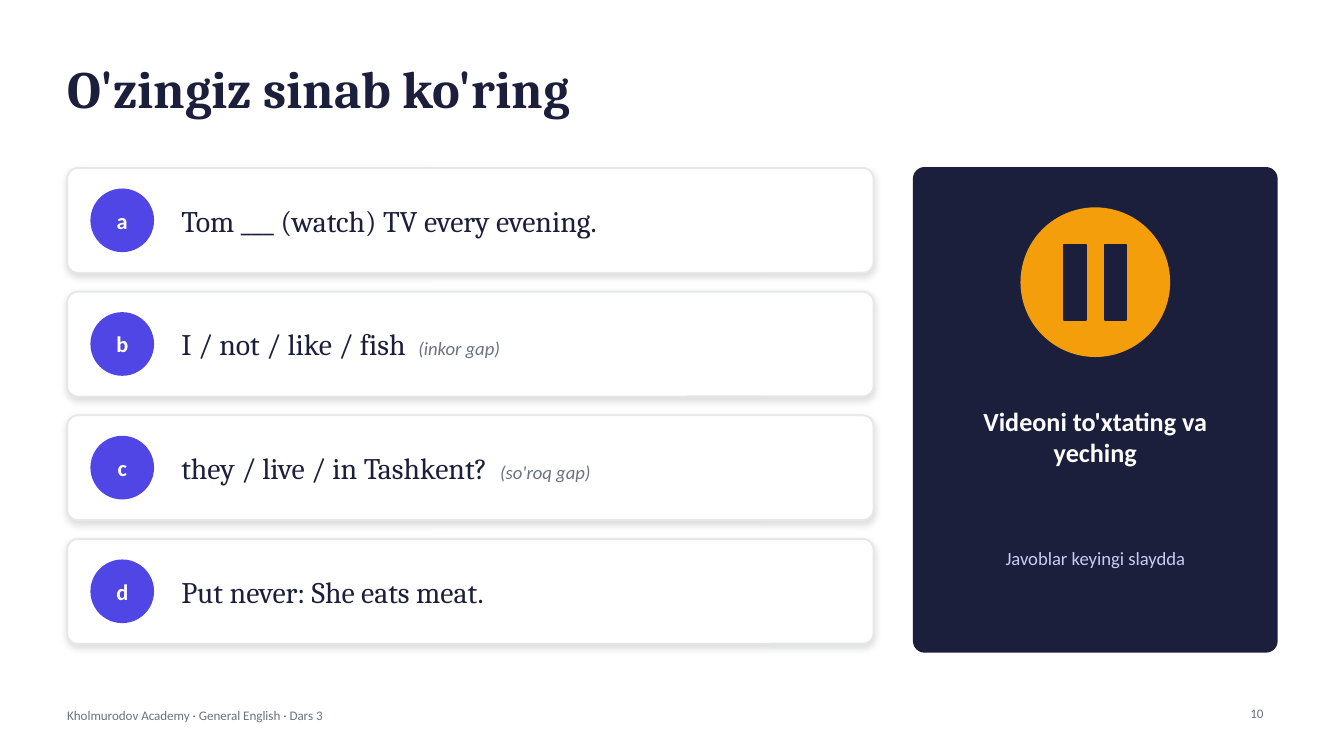
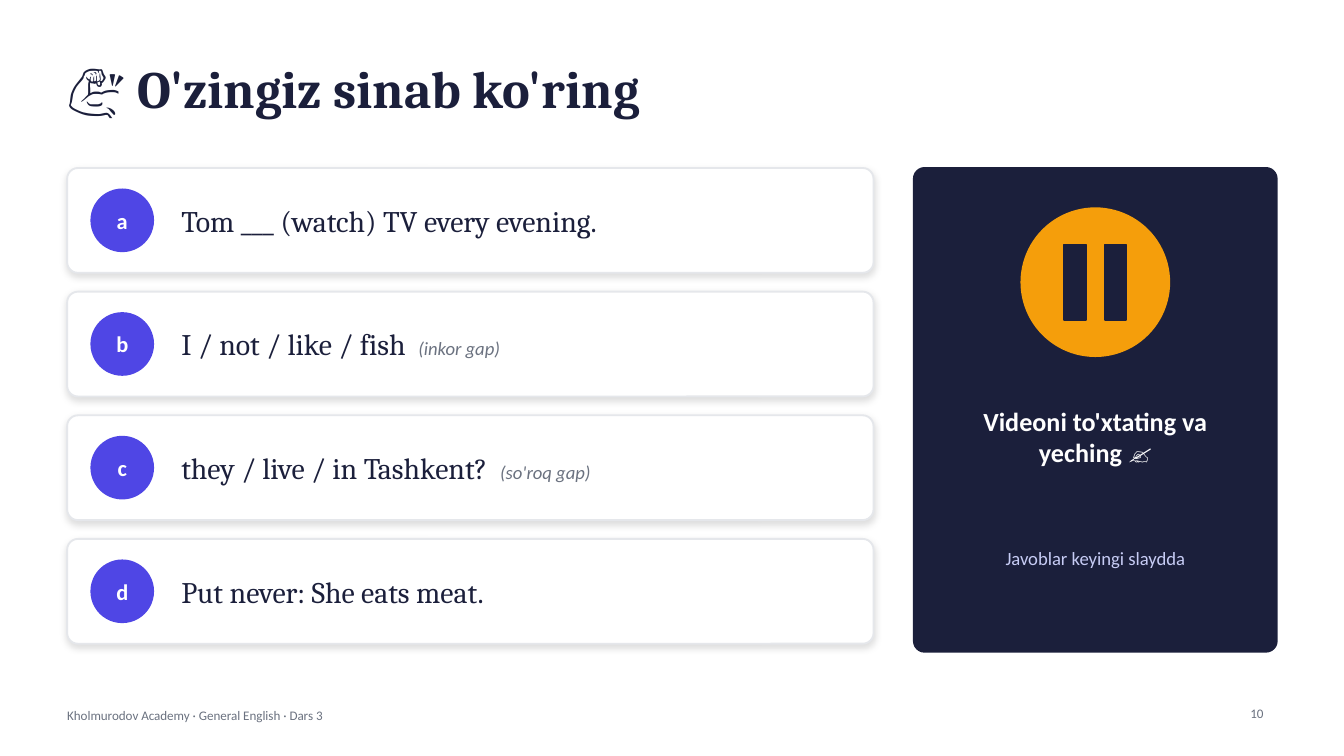
Before and after one commit to Sunnatbe/probability_for_11grade, a slide deck: slide 10 of general-english/namuna/Dars03_Present_Simple.pptx. Drawn at 1344x756 pixels with LibreOffice and Linux fonts; fonts in the diff are those of the drawing. Boxes give left, top, right and bottom in pixels: in the first picture for what was removed or moved away, otherwise in the second. Text is boxed around its words. In the diff, an @@ line names an element or a change of style, - is before the commit and + after.

```diff
--- a/general-english/namuna/Dars03_Present_Simple.pptx
+++ b/general-english/namuna/Dars03_Present_Simple.pptx
@@ text at box(137, 71, 640, 119): text changed @@
-O'zingiz sinab ko'ring
+💪 O'zingiz sinab ko'ring
@@ text at box(983, 412, 1207, 467): text changed @@
-Videoni to'xtating va yeching
+Videoni to'xtating va yeching ✍️
```
Also in this commit, not shown: 10 other slides changed, 2 other files.
